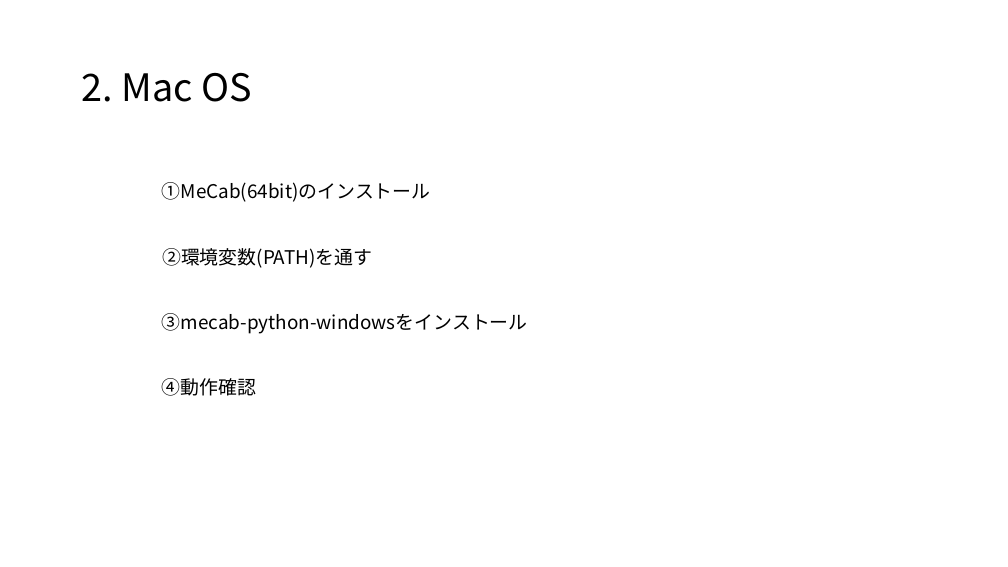
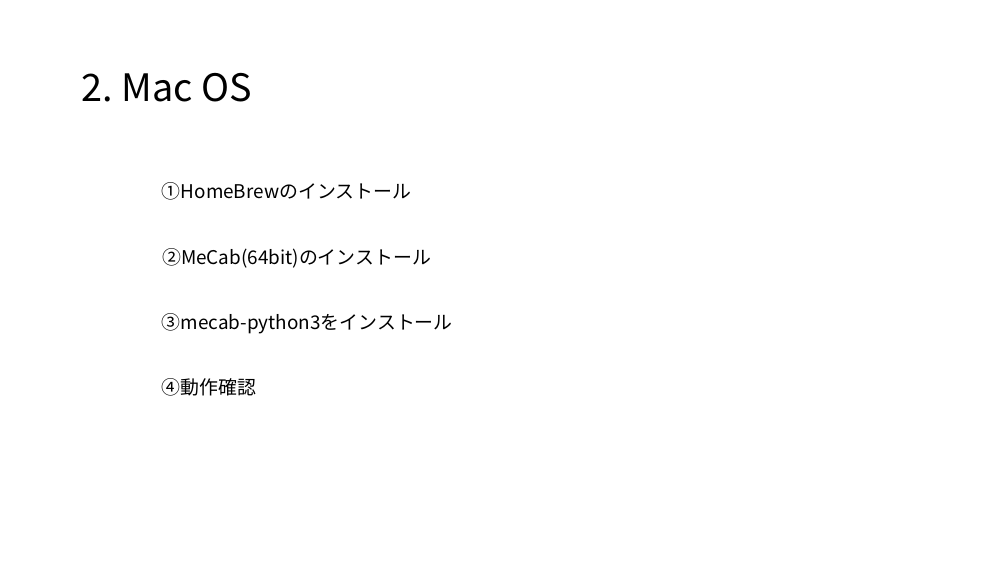
Before and after one commit to satetsu007/NLP_test, a slide deck: slide 9 of doc/mecab.pptx (slide 8 before the commit). Drawn at 1008x567 pixels with LibreOffice and Linux fonts; fonts in the diff are those of the drawing. Boxes give left, top, right and bottom in pixels: in the first picture for what was removed or moved away, otherwise in the second. Text is boxed around its words. In the diff, an @@ line names an element or a change of style, - is before the commit and + after.

```diff
--- a/doc/mecab.pptx
+++ b/doc/mecab.pptx
@@ text at [162,182,411,200]: text changed @@
-①MeCab(64bit)のインストール
+①HomeBrewのインストール
@@ text at [162,248,431,268]: text changed @@
-②環境変数(PATH)を通す
+②MeCab(64bit)のインストール
@@ text at [162,313,453,334]: text changed @@
-③mecab-python-windowsをインストール
+③mecab-python3をインストール
```
Also in this commit, not shown: 6 other slides changed, 2 slides added, 1 other file.
